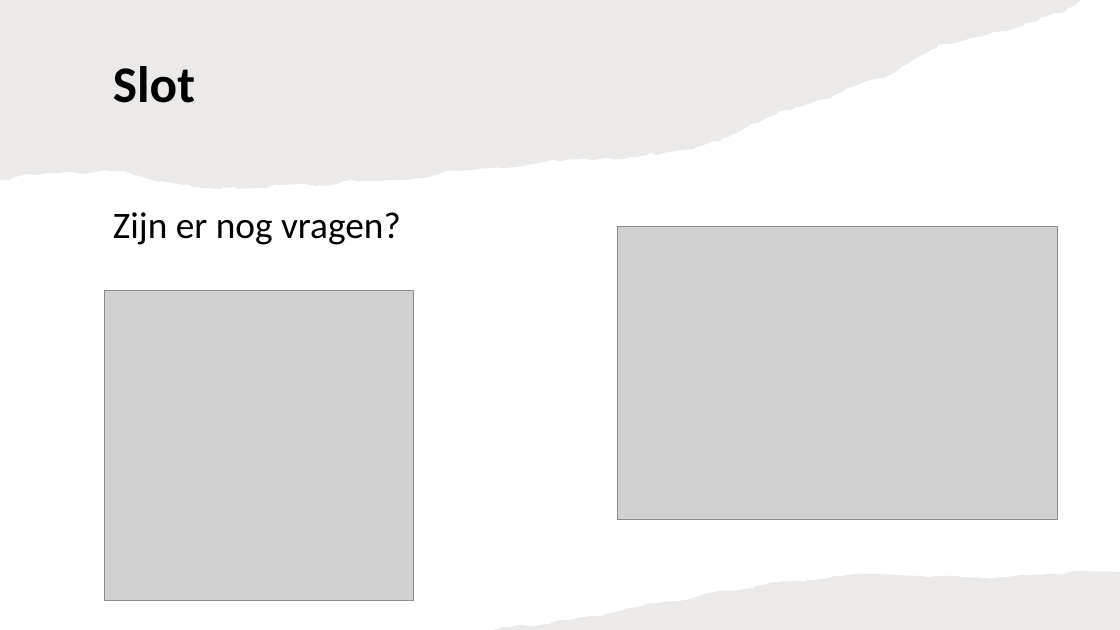
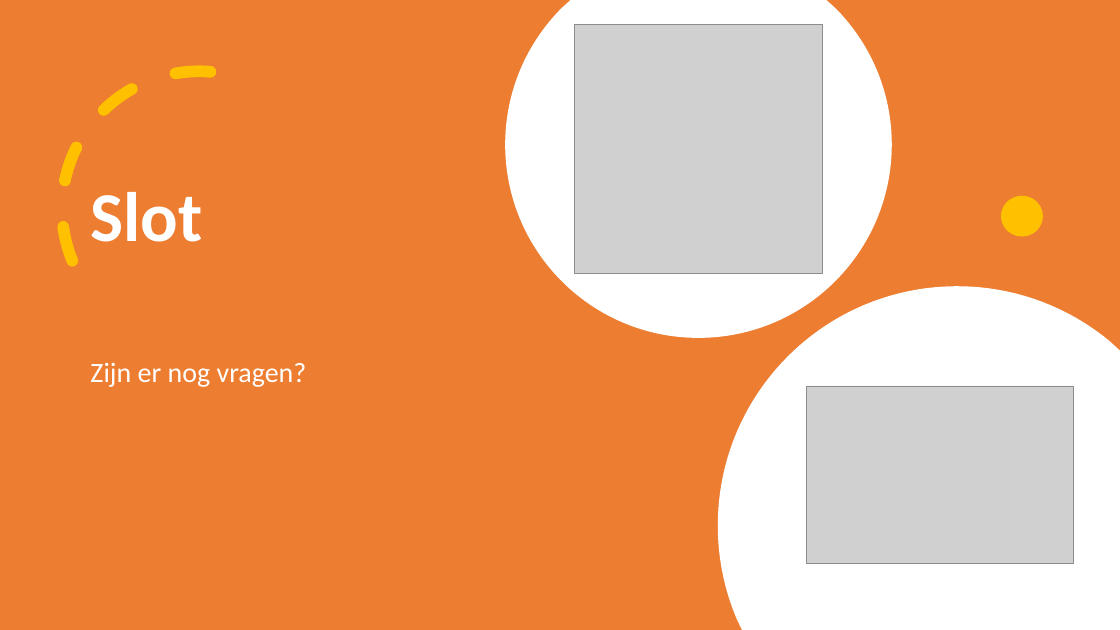
Before and after one commit to DaanoontjeGaming/Verdieping-Software, a slide deck: slide 8 of Presentatie Keuzedeel.pptx. Drawn at 1120x630 pixels with LibreOffice and Linux fonts; fonts in the diff are those of the drawing; grey boxes stand for pictures. Boxes give left, top, right and bottom in pixels: in the first picture for what was removed or moved away, otherwise in the second. Text is boxed around its words. In the diff, an @@ line names an element or a change of style, - is before the commit and + after.

```diff
--- a/Presentatie Keuzedeel.pptx
+++ b/Presentatie Keuzedeel.pptx
@@ freeform shape removed at (x1=0, y1=0, x2=1081, y2=189) @@
@@ rectangle added at (x1=0, y1=0, x2=1120, y2=630), fill #ED7D31 @@
@@ freeform shape added at (x1=505, y1=0, x2=891, y2=338), fill #FFFFFF @@
@@ picture resized from (x1=104, y1=291, x2=413, y2=600) to (x1=574, y1=25, x2=823, y2=274) @@
@@ arc (boxed as its full ellipse) added at (x1=47, y1=56, x2=352, y2=361), outline #FFC000 10 pt dashed @@
@@ title "Slot" moved from (x1=113, y1=66, x2=195, y2=103) to (x1=90, y1=192, x2=202, y2=242) @@
@@ title "Slot" at (x1=90, y1=192, x2=202, y2=242): size 44 to 60 pt, text colour #000000 to #FFFFFF; vertical alignment middle to bottom @@
@@ ellipse added at (x1=1002, y1=196, x2=1044, y2=237), fill #FFC000 @@
@@ freeform shape added at (x1=718, y1=287, x2=1120, y2=630), fill #FFFFFF @@
@@ text "Zijn er nog vragen?" moved from (x1=113, y1=212, x2=401, y2=245) to (x1=90, y1=362, x2=307, y2=387) @@
@@ text "Zijn er nog vragen?" at (x1=90, y1=362, x2=307, y2=387): size 32 to 24 pt, text colour #000000 to #FFFFFF @@
@@ picture resized from (x1=618, y1=227, x2=1058, y2=520) to (x1=807, y1=386, x2=1073, y2=563) @@
@@ freeform shape removed at (x1=495, y1=571, x2=1120, y2=630) @@
```
Also in this commit, not shown: 5 other slides changed, 8 other files.
